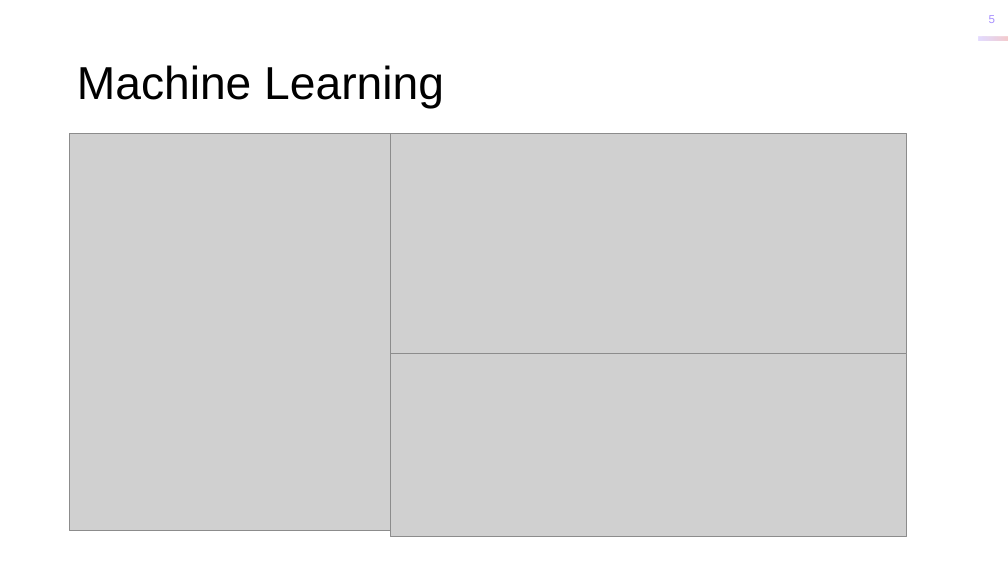
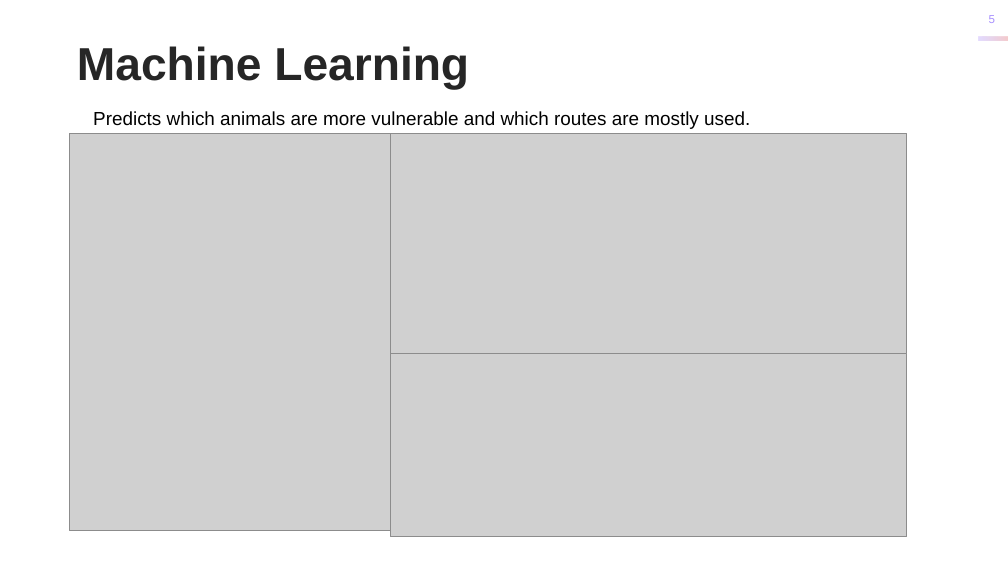
Before and after one commit to Marufa2018/WildTracer, a slide deck: slide 5 of Wildtracer-app-presentation.pptx. Drawn at 1008x567 pixels with LibreOffice and Linux fonts; fonts in the diff are those of the drawing; grey boxes stand for pictures. Boxes give left, top, right and bottom in pixels: in the first picture for what was removed or moved away, otherwise in the second. Text is boxed around its words. In the diff, an @@ line names an element or a change of style, - is before the commit and + after.

```diff
--- a/Wildtracer-app-presentation.pptx
+++ b/Wildtracer-app-presentation.pptx
@@ title "Machine Learning" at bbox=[77, 46, 469, 90]: text colour #000000 to #262626, bold on @@
@@ text added at bbox=[93, 111, 750, 129], 18 pt, text #000000 @@
+Predicts which animals are more vulnerable and which routes are mostly used.
```
Also in this commit, not shown: 2 other slides changed.
